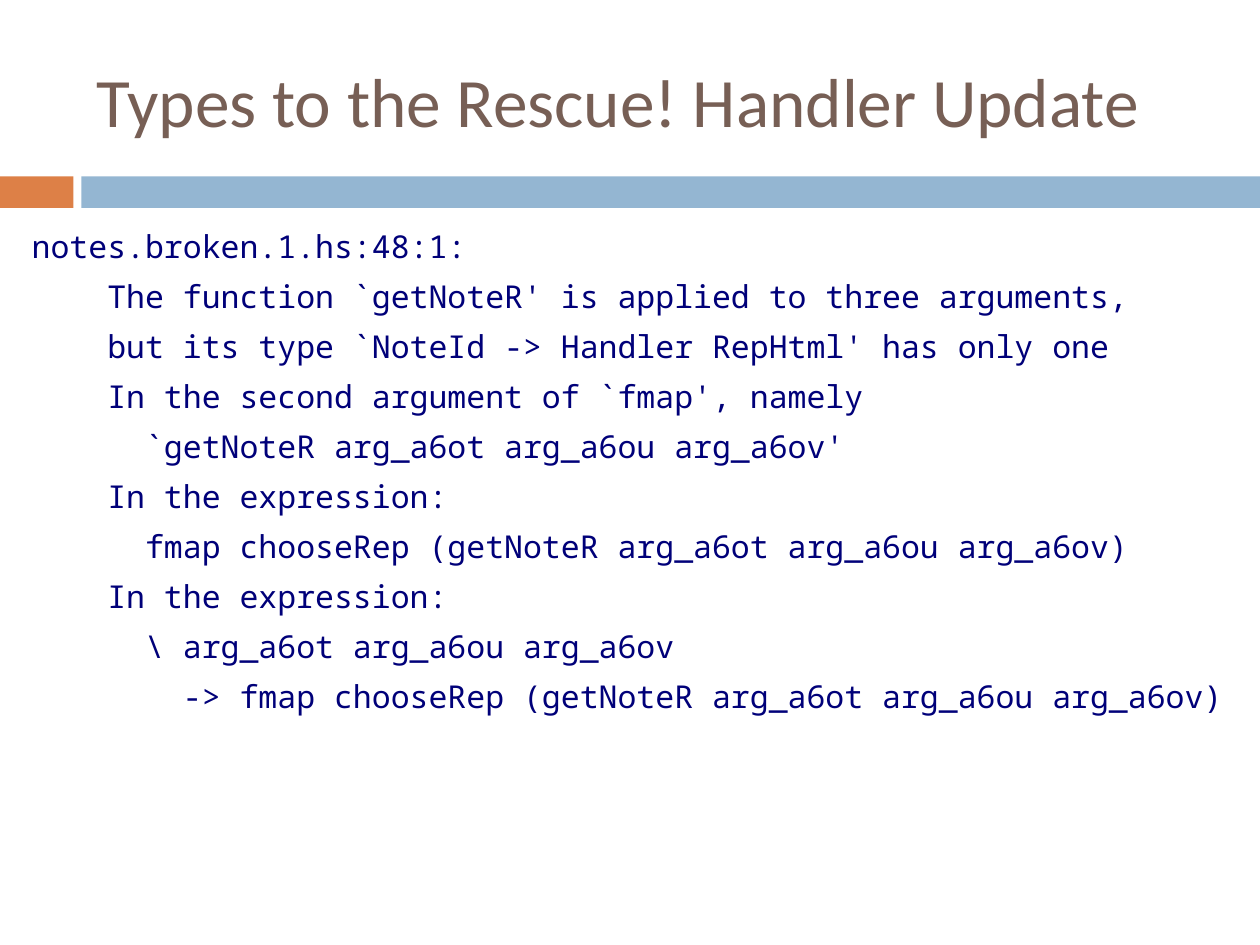
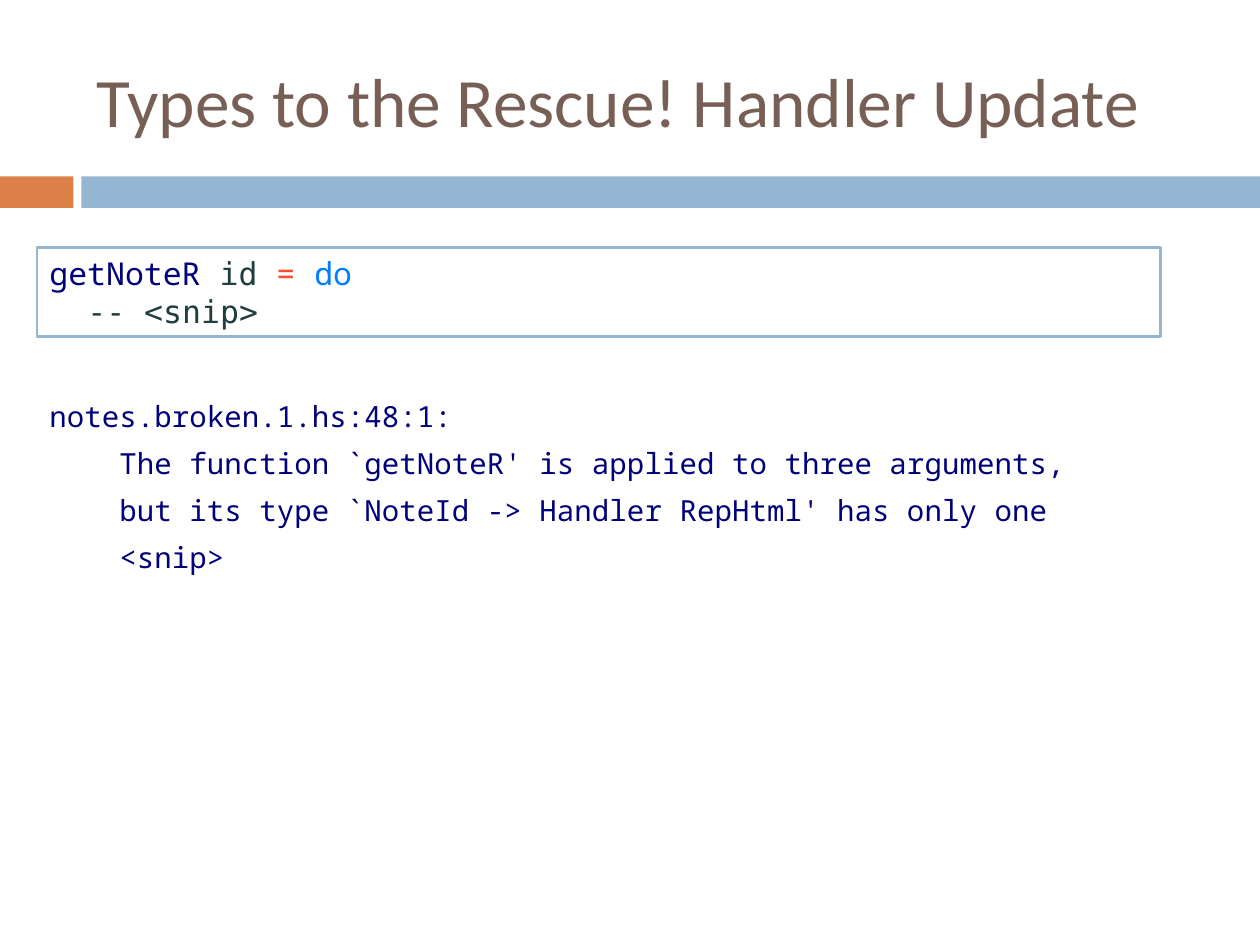
Before and after one commit to benkolera/talk-yesod, a slide deck: slide 53 of TypeSafeWebDevWithYesodAndHaskell.pptx. Drawn at 1260x945 pixels with LibreOffice and Linux fonts; fonts in the diff are those of the drawing. Boxes give left, top, right and bottom in pixels: in the first picture for what was removed or moved away, otherwise in the second. Text is boxed around its words. In the diff, an @@ line names an element or a change of style, - is before the commit and + after.

```diff
--- a/TypeSafeWebDevWithYesodAndHaskell.pptx
+++ b/TypeSafeWebDevWithYesodAndHaskell.pptx
@@ rectangle added at [37, 248, 1160, 338], fill #FFFFFF, outline #94B6D2 1.5 pt, 18 pt, text #213E3E @@
+getNoteR id = do
+-- <snip>
@@ text "notes.broken.1.hs:48:1:": place and size @@
-text "notes.broken.1.hs:48:1:" at [32, 234, 1222, 716]
+text "notes.broken.1.hs:48:1:" at [49, 405, 1064, 575]
@@ text at [49, 405, 1064, 528]: size 18 to 16.6 pt @@
@@ text at [119, 546, 224, 575]: text changed; size 18 to 16.6 pt @@
-In the second argument of `fmap', namely
-`getNoteR arg_a6ot arg_a6ou arg_a6ov'
-In the expression:
-fmap chooseRep (getNoteR arg_a6ot arg_a6ou arg_a6ov)
-In the expression:
-\ arg_a6ot arg_a6ou arg_a6ov
--> fmap chooseRep (getNoteR arg_a6ot arg_a6ou arg_a6ov)
+<snip>
```
Also in this commit, not shown: 8 other slides changed, 1 slide added, 1 other file.
